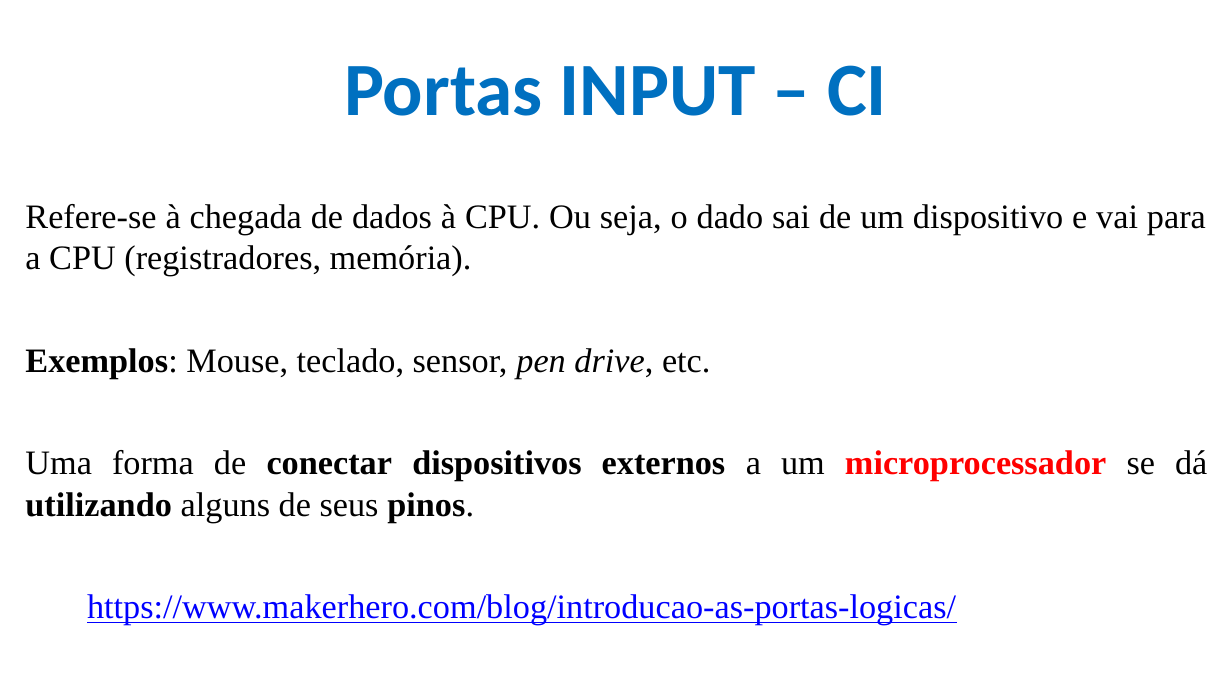
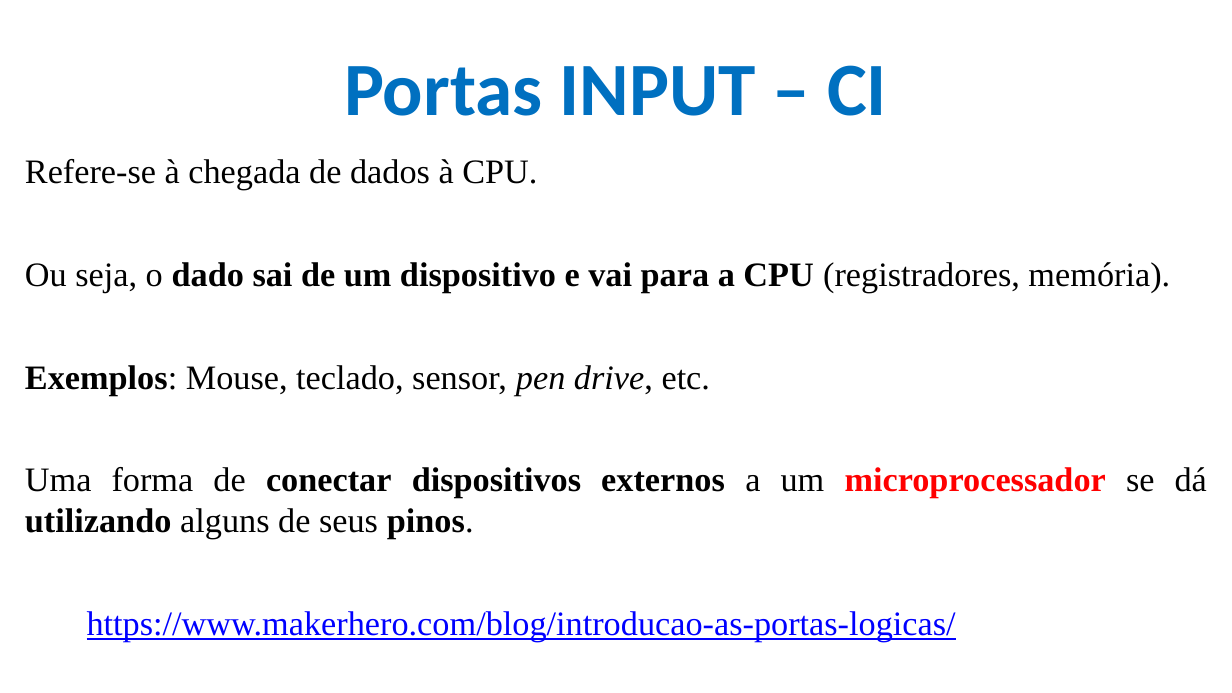
Before and after one commit to CloudEducationBrazil/WydenArea1ProgramacaoMicrocontroladores, a slide deck: slide 20 of 01 Classes/Aula 05 - Programação Microcontroladores - Periféricos Integrados - Portas e Conversores.pptx. Drawn at 1232x693 pixels with LibreOffice and Linux fonts; fonts in the diff are those of the drawing; background and template pictures are left out. Boxes give left, top, right and bottom in pixels: in the first picture for what was removed or moved away, otherwise in the second. Text is boxed around its words. In the diff, an @@ line names an element or a change of style, - is before the commit and + after.

```diff
--- a/01 Classes/Aula 05 - Programação Microcontroladores - Periféricos Integrados - Portas e Conversores.pptx
+++ b/01 Classes/Aula 05 - Programação Microcontroladores - Periféricos Integrados - Portas e Conversores.pptx
@@ text "Refere-se à chegada de dados ...": place and size @@
-text "Refere-se à chegada de dados ..." at <box>25,204,1207,625</box>
+text "Refere-se à chegada de dados ..." at <box>25,159,1207,642</box>
@@ text at <box>25,159,1170,293</box>: text changed @@
-Refere-se à chegada de dados à CPU. Ou seja, o dado sai de um dispositivo e vai para a CPU (registradores, memória).
+Refere-se à chegada de dados à CPU.
+Ou seja, o dado sai de um dispositivo e vai para a CPU (registradores, memória).
```
Also in this commit, not shown: 5 other slides changed.
